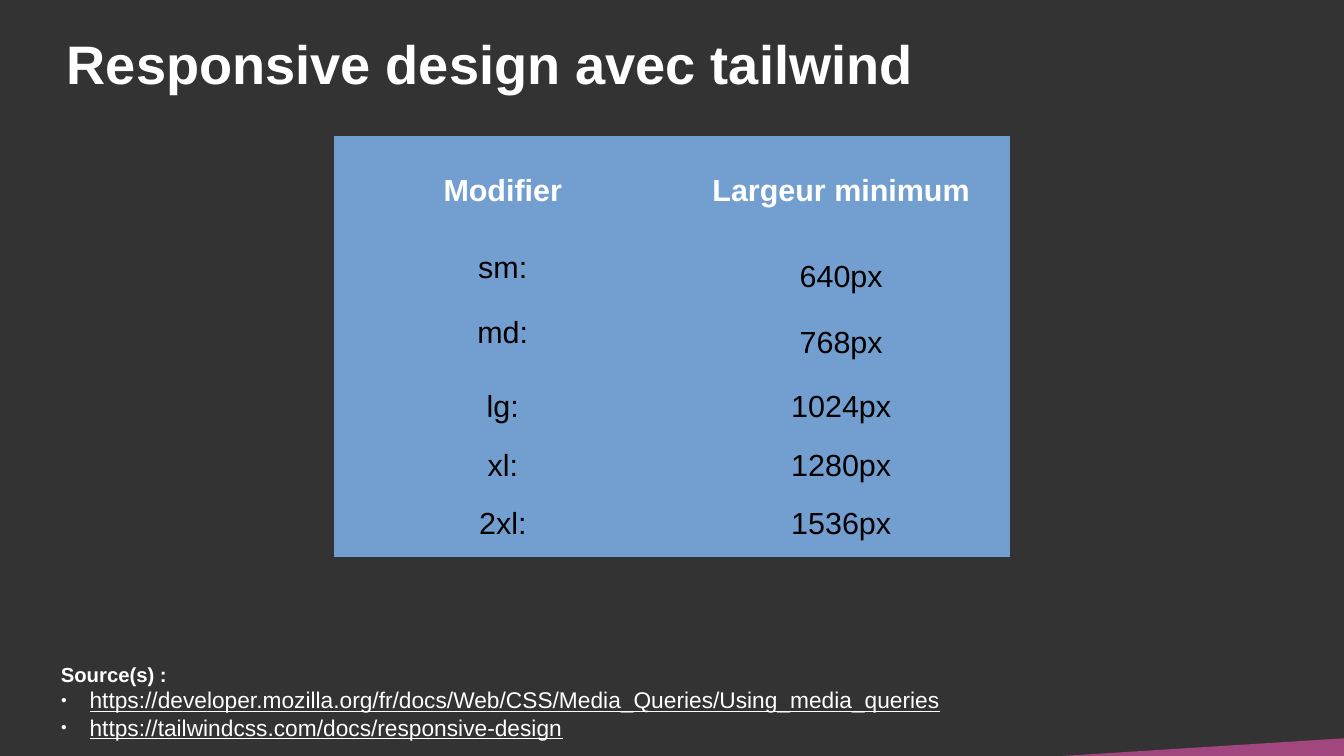
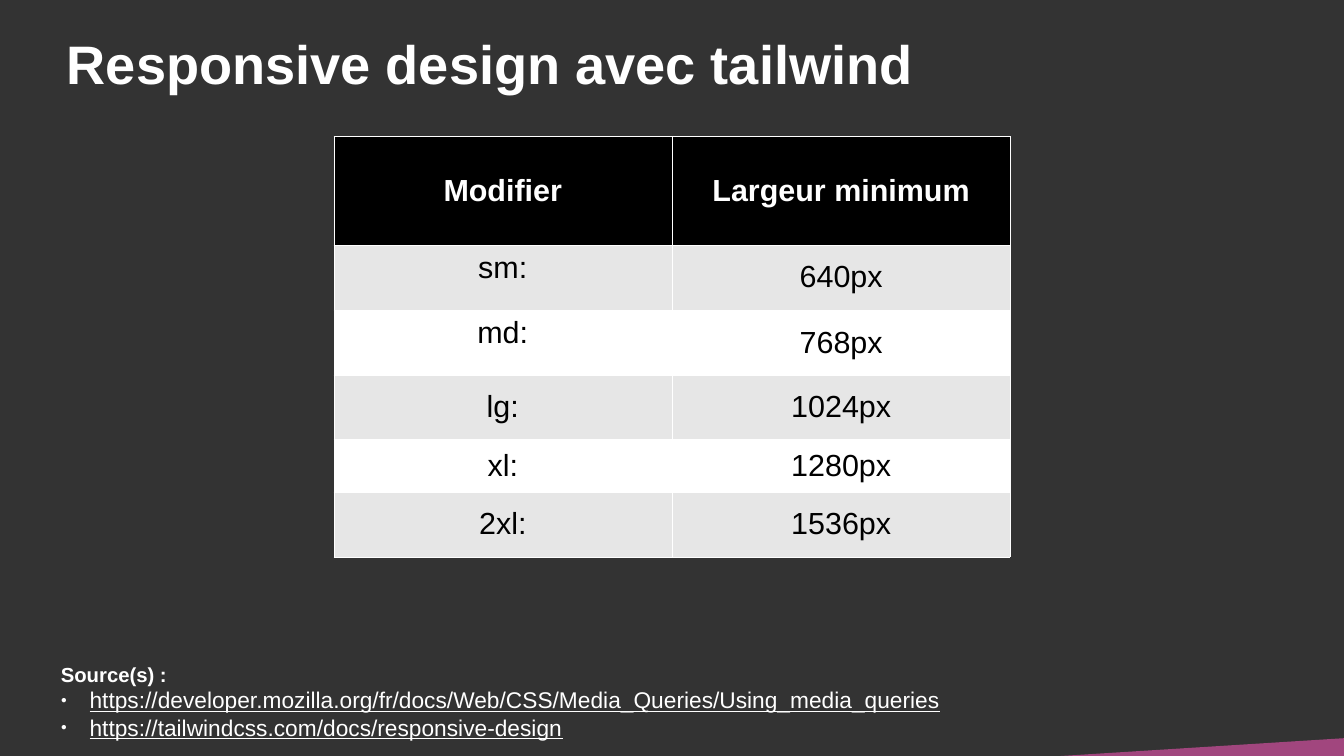
Before and after one commit to DanYellow/cours, a slide deck: slide 29 of integration-web-s2/travaux-pratiques/numero-5/presentation.odp. Drawn at 1344x756 pixels with LibreOffice and Linux fonts; fonts in the diff are those of the drawing. Boxes give left, top, right and bottom in pixels: in the first picture for what was removed or moved away, otherwise in the second. Text is boxed around its words. In the diff, an @@ line names an element or a change of style, - is before the commit and + after.

Commit message:
R.212 - Update tailwind course

```diff
--- a/integration-web-s2/travaux-pratiques/numero-5/presentation.odp
+++ b/integration-web-s2/travaux-pratiques/numero-5/presentation.odp
@@ table at <box>334,137,1012,557</box> @@
@@ fill #729FCF to #000000 in row 1 @@
@@ fill #729FCF to #E6E6E6 in 6 cells @@
@@ fill #729FCF to #FFFFFF in 4 cells @@
@@ borders changed @@
```
Also in this commit, not shown: 2 other slides changed, 9 other files.
